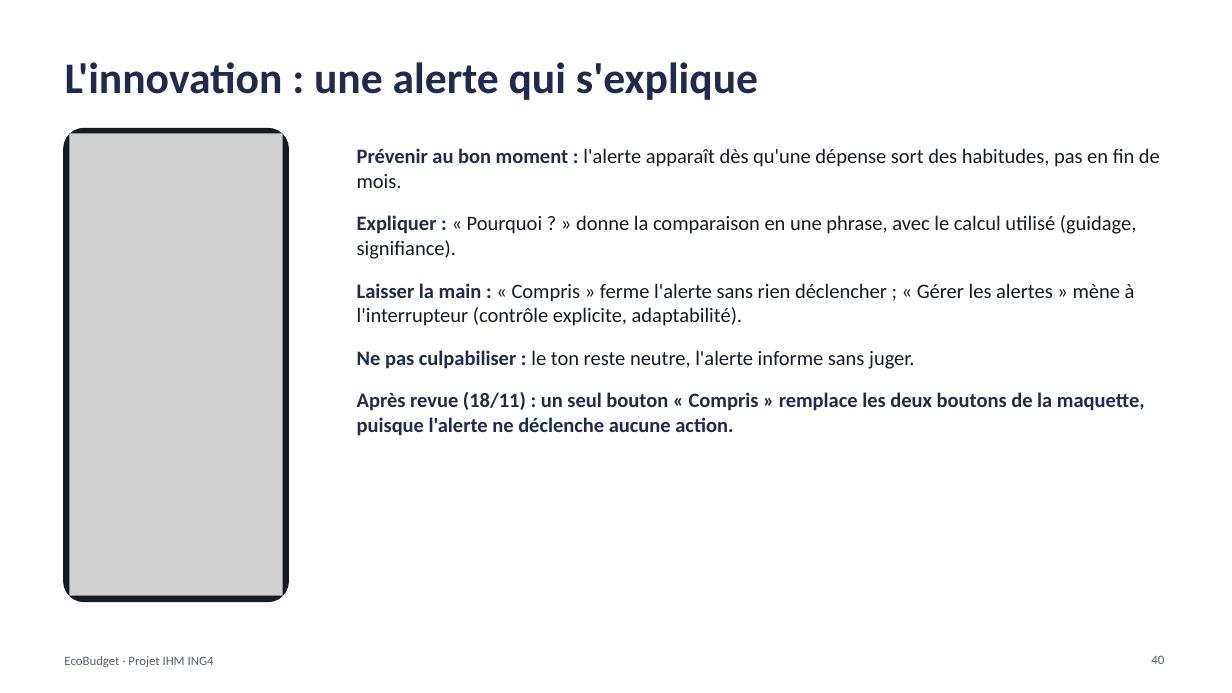
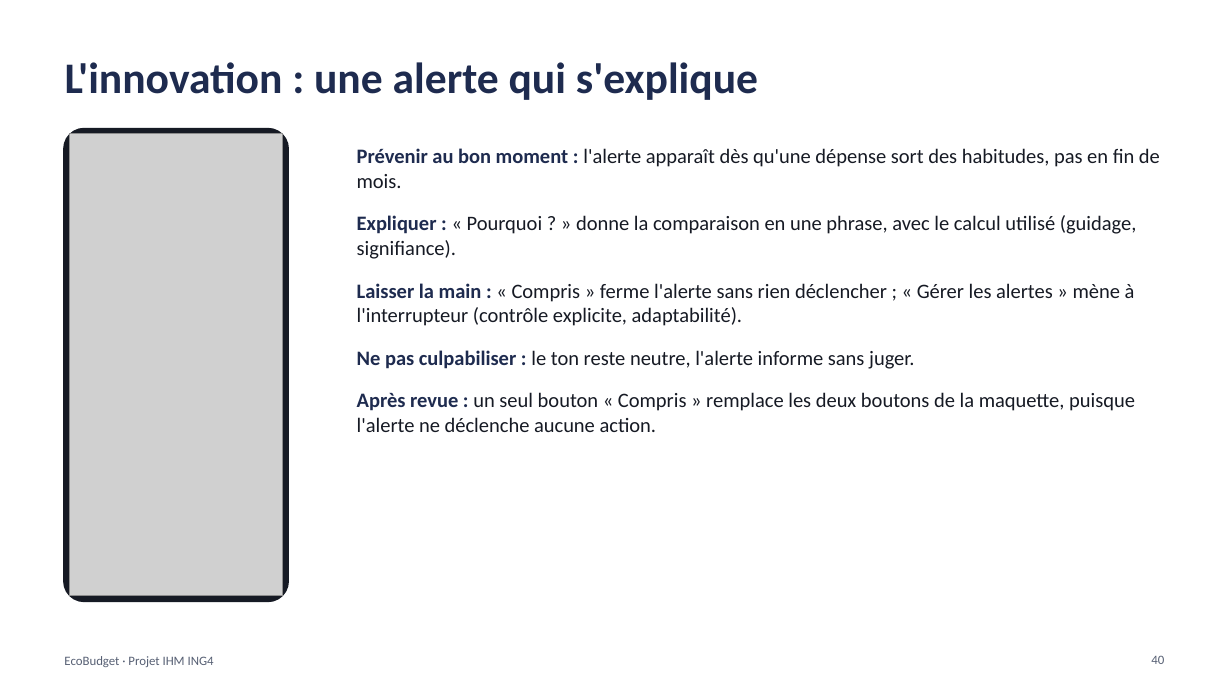
Before and after one commit to kaderouadahi/EcoBudget, a slide deck: slide 40 of livrables/EcoBudget.pptx. Drawn at 1232x693 pixels with LibreOffice and Linux fonts; fonts in the diff are those of the drawing; grey boxes stand for pictures. Boxes give left, top, right and bottom in pixels: in the first picture for what was removed or moved away, otherwise in the second. Text is boxed around its words. In the diff, an @@ line names an element or a change of style, - is before the commit and + after.

```diff
--- a/livrables/EcoBudget.pptx
+++ b/livrables/EcoBudget.pptx
@@ text at [357, 392, 1135, 432]: text changed; text colour #1E2B4F to #161A24; bold off @@
-Après revue (18/11) : un seul bouton « Compris » remplace les deux boutons de la maquette, puisque l'alerte ne déclenche aucune action.
+Après revue : un seul bouton « Compris » remplace les deux boutons de la maquette, puisque l'alerte ne déclenche aucune action.
```
Also in this commit, not shown: 5 other slides changed.
